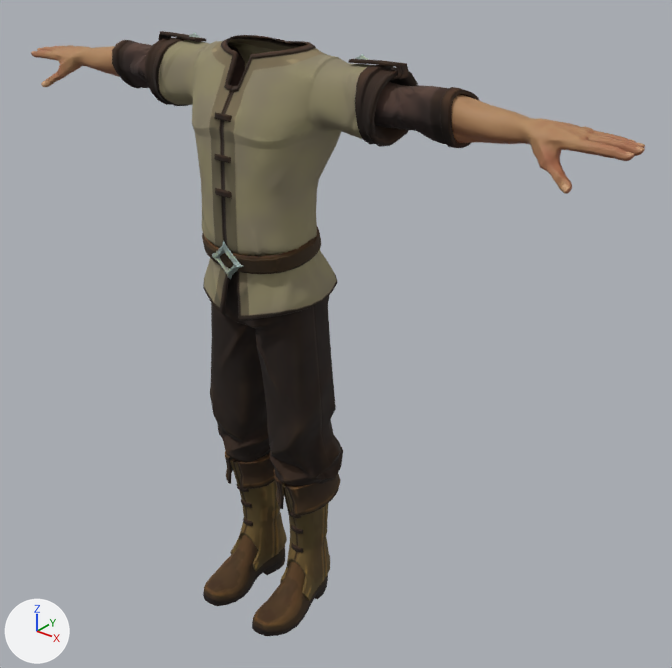
An edit to the glTF model assets/characters/outfits/Male_Peasant.gltf, drawn before and after from the same camera.
The view is the same before and after, from a camera (50 mm lens) standing at (1.5, -1.57, 1.88) and looking at (0.13, 0.14, 0.82). Every picture has the same lights, and +X, +Y and +Z are marked at lower left. The first picture is the older version. Vertices at exactly the same position are counted once.

In view in the first picture: 'Male_Peasant_Arms', 'Male_Peasant_Body', 'Male_Peasant_Feet', 'Male_Peasant_Legs'.
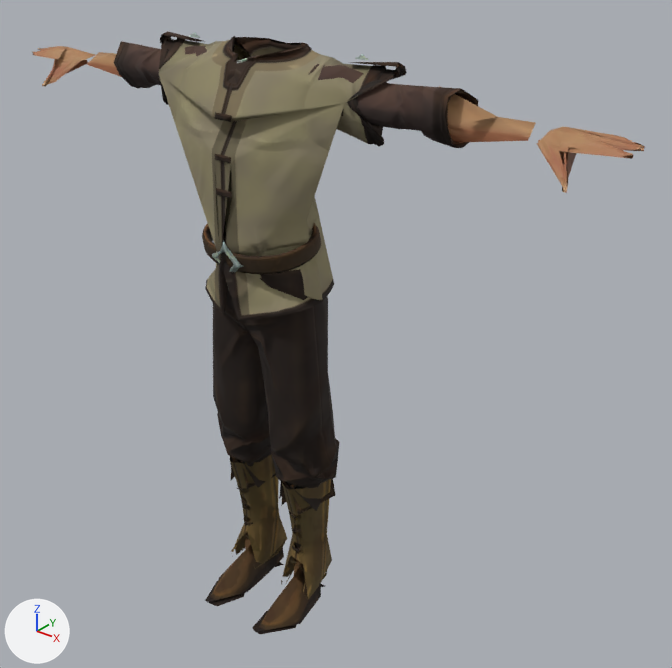
What differs and where, as boxes (x1, y1, x2, y2) in the pictures (672 x 668 px):
'Male_Peasant_Body', recoloured, reshaped (9% narrower): before (145, 31, 418, 321); after (159, 31, 407, 321)
'Male_Peasant_Legs', reshaped: before (210, 271, 343, 487); after (213, 264, 339, 489)
'Male_Peasant_Arms', reshaped: before (31, 40, 645, 194); after (32, 41, 645, 193)
'Male_Peasant_Feet', reshaped: before (203, 450, 341, 636); after (205, 454, 335, 634)
part 1 of me_male_peasant_arms, cut back: before (31, 40, 245, 89); after (35, 41, 207, 89)
part 2 of me_male_peasant_arms, cut back: before (374, 82, 645, 194); after (318, 65, 645, 193)

Diff of the bpy script that builds the scene:
```diff
--- a/assets/characters/outfits/Male_Peasant.gltf.py
+++ b/assets/characters/outfits/Male_Peasant.gltf.py
@@ mat_mi_peasant @@
 n1 = _N.new('ShaderNodeOutputMaterial'); n1.name = 'Material Output'
-n2 = _N.new('ShaderNodeMix'); n2.name = 'Mix'
-n2.data_type = 'RGBA'
-n2.blend_type = 'MULTIPLY'
-n2.inputs[0].default_value = 1.0  # 'Factor'
-n3 = _N.new('ShaderNodeVertexColor'); n3.name = 'Color Attribute'
 n4 = _N.new('ShaderNodeTexImage'); n4.name = 'Image Texture'
@@ mat_mi_peasant @@
 n0 = _N.new('ShaderNodeBsdfPrincipled'); n0.name = 'Principled BSDF'
 _L.new(n0.outputs[0], n1.inputs[0])  # 'BSDF' to 'Surface'
-_L.new(n2.outputs[2], n0.inputs[0])  # 'Result' to 'Base Color'
-_L.new(n3.outputs[0], n2.inputs[7])  # 'Color' to 'B'
-_L.new(n4.outputs[0], n2.inputs[6])  # 'Color' to 'A'
 _L.new(n5.outputs[2], n0.inputs[1])  # 'Blue' to 'Metallic'
@@ mat_mi_peasant @@
 _L.new(n8.outputs[0], n7.inputs[1])  # 'Color' to 'Color'
+_L.new(n4.outputs[0], n0.inputs[0])  # 'Color' to 'Base Color'
@@ mat_mi_regular_male @@
 n1 = _N.new('ShaderNodeOutputMaterial'); n1.name = 'Material Output'
-n2 = _N.new('ShaderNodeMix'); n2.name = 'Mix'
-n2.data_type = 'RGBA'
-n2.blend_type = 'MULTIPLY'
-n2.inputs[0].default_value = 1.0  # 'Factor'
-n3 = _N.new('ShaderNodeVertexColor'); n3.name = 'Color Attribute'
 n4 = _N.new('ShaderNodeTexImage'); n4.name = 'Image Texture'
@@ mat_mi_regular_male @@
 n0 = _N.new('ShaderNodeBsdfPrincipled'); n0.name = 'Principled BSDF'
 _L.new(n0.outputs[0], n1.inputs[0])  # 'BSDF' to 'Surface'
-_L.new(n2.outputs[2], n0.inputs[0])  # 'Result' to 'Base Color'
-_L.new(n3.outputs[0], n2.inputs[7])  # 'Color' to 'B'
-_L.new(n4.outputs[0], n2.inputs[6])  # 'Color' to 'A'
 _L.new(n5.outputs[0], n0.inputs[1])  # 'Value' to 'Metallic'
@@ mat_mi_regular_male @@
 _L.new(n9.outputs[0], n8.inputs[1])  # 'Color' to 'Color'
+_L.new(n4.outputs[0], n0.inputs[0])  # 'Color' to 'Base Color'
@@ me_male_peasant_arms @@
-me_male_peasant_arms.from_pydata(...)  # 2724 vertices, 5338 faces; spans x -0.9..0.9, y -0.03..0.14, z 1.37..1.53
+me_male_peasant_arms.from_pydata(...)  # 357 vertices, 494 faces; spans x -0.9..0.9, y -0.03..0.14, z 1.37..1.53
+# me_male_peasant_arms part 1: 18 vertices moved within x -0.9..-0.22, y -0.01..0.12, z 1.37..1.46; 1231 vertices removed from x -0.9..-0.16, y -0.02..0.14, z 1.37..1.53; 35 vertices added at x -0.9..-0.17, y 0.0..0.14, z 1.38..1.53
+# me_male_peasant_arms part 2: 21 vertices moved within x 0.22..0.9, y -0.01..0.12, z 1.37..1.47; 1208 vertices removed from x 0.16..0.9, y -0.02..0.14, z 1.37..1.53; 37 vertices added at x 0.17..0.9, y 0.0..0.14, z 1.38..1.53
 me_male_peasant_arms.materials.append(mat_mi_peasant)
@@ me_male_peasant_body @@
-me_male_peasant_body.from_pydata(...)  # 1988 vertices, 3856 faces; spans x -0.373..0.373, y -0.125..0.184, z 0.921..1.559
+me_male_peasant_body.from_pydata(...)  # 1078 vertices, 2036 faces; spans x -0.365..0.365, y -0.125..0.179, z 0.921..1.558
+# me_male_peasant_body part 3: 922 vertices removed from x -0.373..0.373, y -0.118..0.184, z 0.927..1.559; 12 vertices added at x -0.353..0.353, y -0.121..0.147, z 1.068..1.546
 me_male_peasant_body.materials.append(mat_mi_peasant)
@@ me_male_peasant_feet @@
-me_male_peasant_feet.from_pydata(...)  # 1374 vertices, 2588 faces; spans x -0.175..0.175, y -0.168..0.162, z -0.004..0.448
+me_male_peasant_feet.from_pydata(...)  # 331 vertices, 261 faces; spans x -0.167..0.167, y -0.171..0.153, z -0.007..0.443
+# me_male_peasant_feet part 4: 1306 vertices removed from x -0.175..0.175, y -0.168..0.162, z -0.004..0.448; 263 vertices added at x -0.167..0.167, y -0.171..0.153, z -0.007..0.443
 me_male_peasant_feet.materials.append(mat_mi_peasant)
@@ me_male_peasant_legs @@
-me_male_peasant_legs.from_pydata(...)  # 581 vertices, 1112 faces; spans x -0.211..0.211, y -0.077..0.152, z 0.403..1.054
+me_male_peasant_legs.from_pydata(...)  # 214 vertices, 378 faces; spans x -0.209..0.209, y -0.076..0.146, z 0.403..1.054
+# me_male_peasant_legs part 5: 460 vertices removed from x -0.211..0.211, y -0.077..0.152, z 0.416..1.028; 93 vertices added at x -0.202..0.202, y -0.076..0.146, z 0.418..1.029
 me_male_peasant_legs.materials.append(mat_mi_peasant)
```
